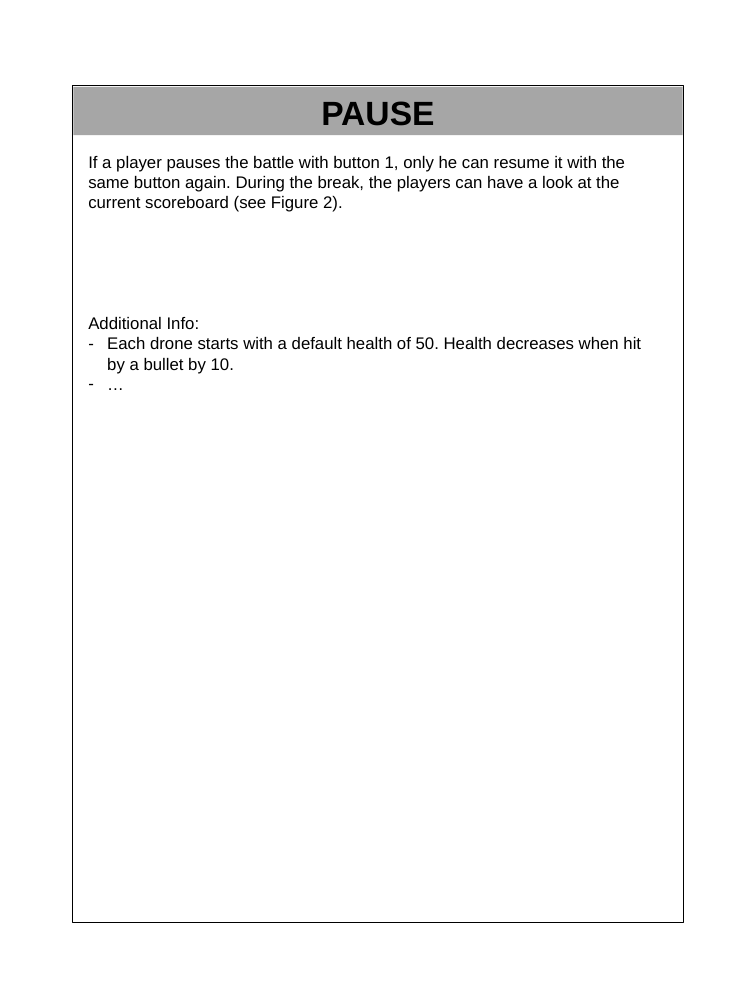
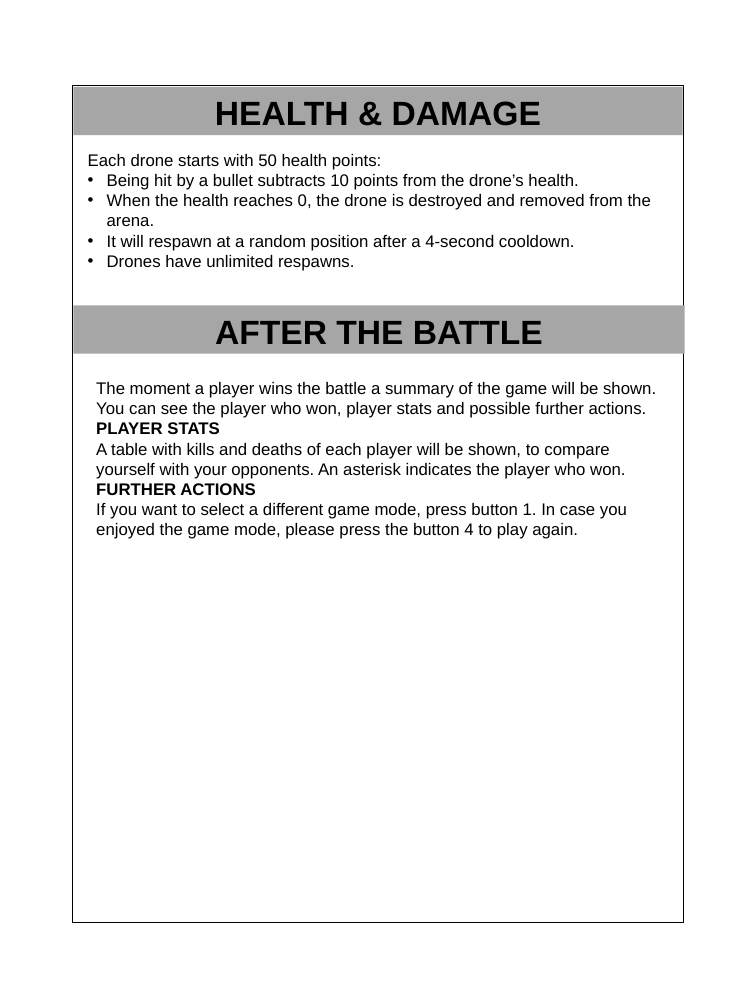
Before and after one commit to atonella/Battle_Drones, a slide deck: slide 5 of manual/manual_template.pptx. Drawn at 756x1008 pixels with LibreOffice and Linux fonts; fonts in the diff are those of the drawing. Boxes give left, top, right and bottom in pixels: in the first picture for what was removed or moved away, otherwise in the second. Text is boxed around its words. In the diff, an @@ line names an element or a change of style, - is before the commit and + after.

```diff
--- a/manual/manual_template.pptx
+++ b/manual/manual_template.pptx
@@ text in rectangle at <box>215,101,541,126</box>: text changed @@
-PAUSE
+HEALTH & DAMAGE
@@ text removed at <box>88,156,641,374</box> @@
-If a player pauses the battle with button 1, only he can resume it with the same button again. During the break, the players can have a look at the current scoreboard (see Figure 2).
-Additional Info:
-– Each drone starts with a default health of 50. Health decreases when hit by a bullet by 10.
-– …
@@ text added at <box>88,154,651,271</box>, 12 pt, text #000000 @@
+Each drone starts with 50 health points:
+• Being hit by a bullet subtracts 10 points from the drone’s health.
+• When the health reaches 0, the drone is destroyed and removed from the arena.
+• It will respawn at a random position after a 4-second cooldown.
+• Drones have unlimited respawns.
@@ rectangle added at <box>74,305,684,354</box>, fill #A6A6A6, 24 pt, text #000000, bold @@
+AFTER THE BATTLE
@@ text added at <box>96,382,656,539</box>, 12 pt, text #000000 @@
+The moment a player wins the battle a summary of the game will be shown. You can see the player who won, player stats and possible further actions.
+PLAYER STATS
+A table with kills and deaths of each player will be shown, to compare yourself with your opponents. An asterisk indicates the player who won.
+FURTHER ACTIONS
+If you want to select a different game mode, press button 1. In case you enjoyed the game mode, please press the button 4 to play again.
```
Also in this commit, not shown: 2 other slides changed, 1 other file.
